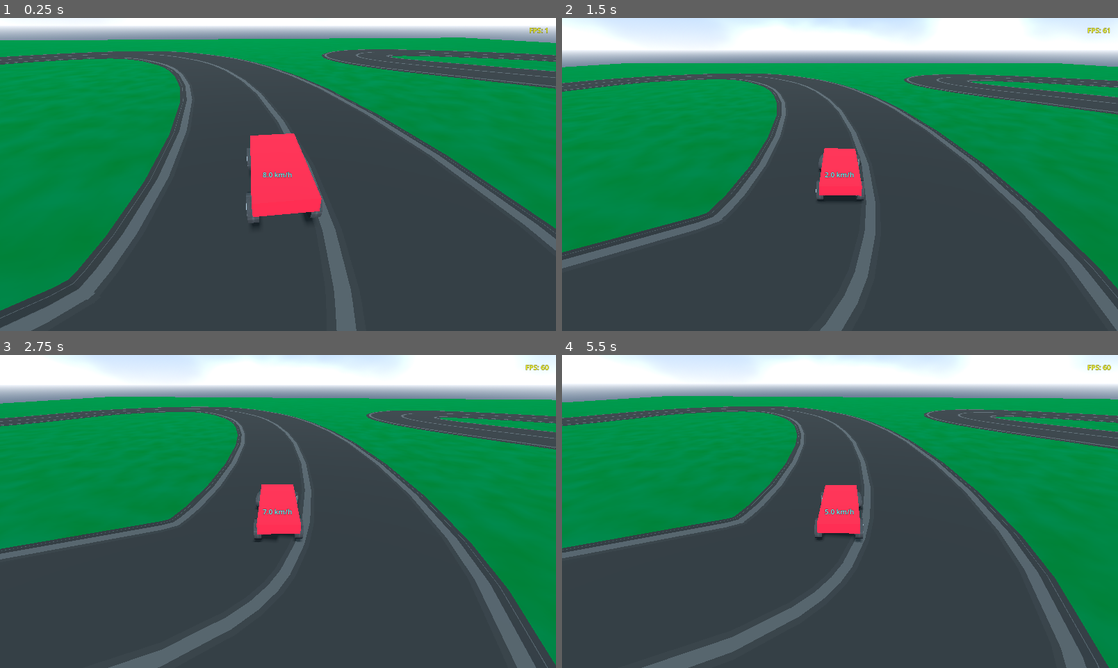
Above: before the commit, frames 1-4 (two rows, left to right).
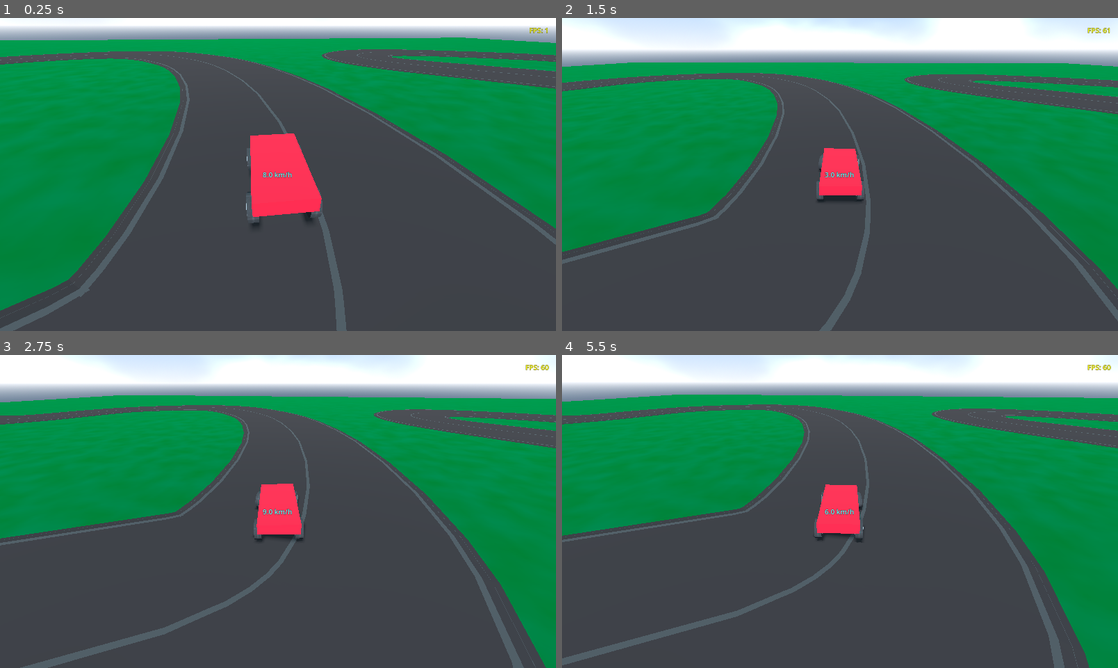
Above: after the commit, the same moments.

Repository: AssafDamari/cars-2
Game: Godot game, scene res://scenes/main.tscn
Same seed, same stepped clock (60 frames per second), same inputs: the game is played once before the commit and once after it.
Inputs:
- Up to frame 1 (0.25 s): no input
- Up to frame 2 (1.5 s): tap Enter (ui_accept) at 0.5, 0.77 s; hold Right (ui_right) 0.53-1.28 s; hold Down (ui_down) from 1.28 s (still down)
- Up to frame 3 (2.75 s): tap Enter (ui_accept) at 1.52 s; release Down (ui_down) at 2.03 s; hold Right (ui_right) from 2.03 s (still down)
- Up to frame 4 (5.5 s): release Right (ui_right) at 2.78 s; hold Up (ui_up) 2.78-3.53 s; tap Enter (ui_accept) at 3.02, 3.77, 4.52 s; hold Left (ui_left) 3.53-5.03 s; hold Down (ui_down) from 5.03 s (still down)

The runs differ from the first frame. In frame 1, 2.4% of the frame differs, in the area x 0-100%, y 10-100%; in frame 2, 2.9%; in frame 3, 8.6%; in frame 4, 9.5%, in the area x 0-100%, y 0-100%.

Commit message:
Update car engine force and add settings for Godot editor path

Diff:
--- a/scenes/car_1.gd
+++ b/scenes/car_1.gd
@@ -1,6 +1,6 @@
 extends VehicleBody3D
 
-@export var max_engine_force: float = 800.0
+@export var max_engine_force: float = 1000.0
 @export var max_brake_force: float = 20.0
 @export var max_steering_angle: float = 0.5  # In radians (0.3 is approx 30 degrees)
 @export var steering_speed: float = 3 # Lower = Slower steering
Binary file changed: textures/roadTexture_72.png
